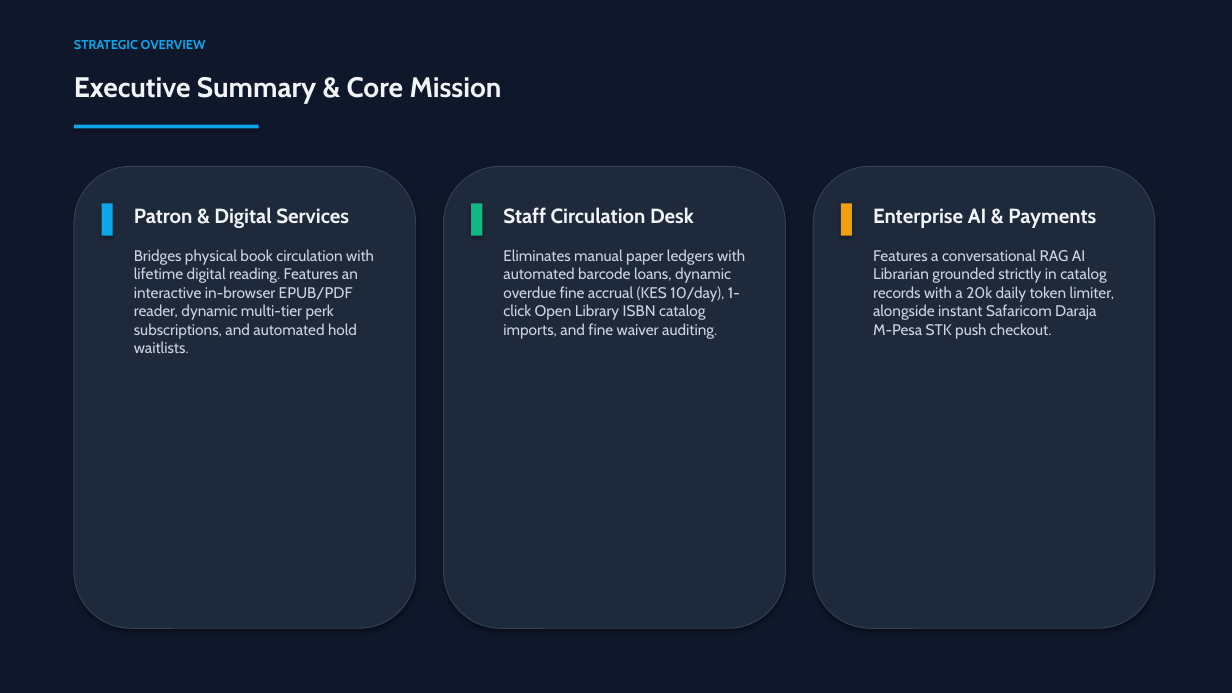
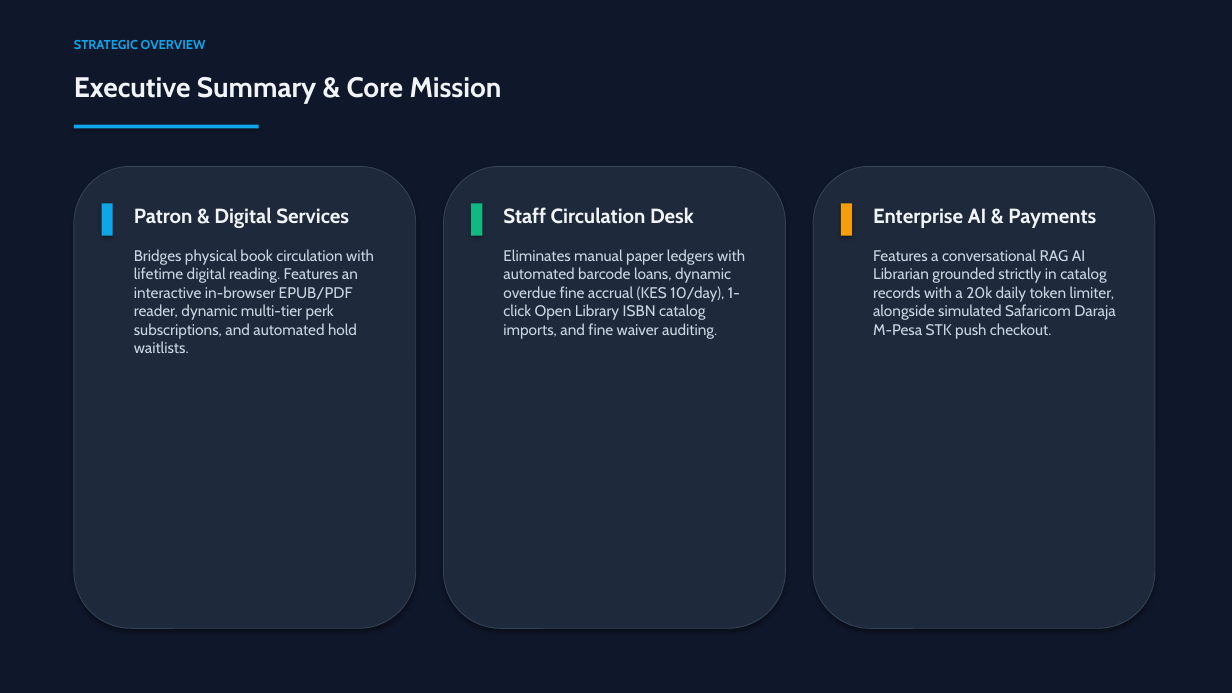
Before and after one commit to lornaarwa/MaktabaBora-Library-Management-System, a slide deck: slide 2 of docs/MaktabaBora_System_Presentation.pptx. Drawn at 1232x693 pixels with LibreOffice and Linux fonts; fonts in the diff are those of the drawing. Boxes give left, top, right and bottom in pixels: in the first picture for what was removed or moved away, otherwise in the second. Text is boxed around its words. In the diff, an @@ line names an element or a change of style, - is before the commit and + after.

```diff
--- a/docs/MaktabaBora_System_Presentation.pptx
+++ b/docs/MaktabaBora_System_Presentation.pptx
@@ text at <box>873,249,1115,339</box>: text changed @@
-Features a conversational RAG AI Librarian grounded strictly in catalog records with a 20k daily token limiter, alongside instant Safaricom Daraja M-Pesa STK push checkout.
+Features a conversational RAG AI Librarian grounded strictly in catalog records with a 20k daily token limiter, alongside simulated Safaricom Daraja M-Pesa STK push checkout.
```
Also in this commit, not shown: 5 other slides changed, 2 slides added, 8 other files.
